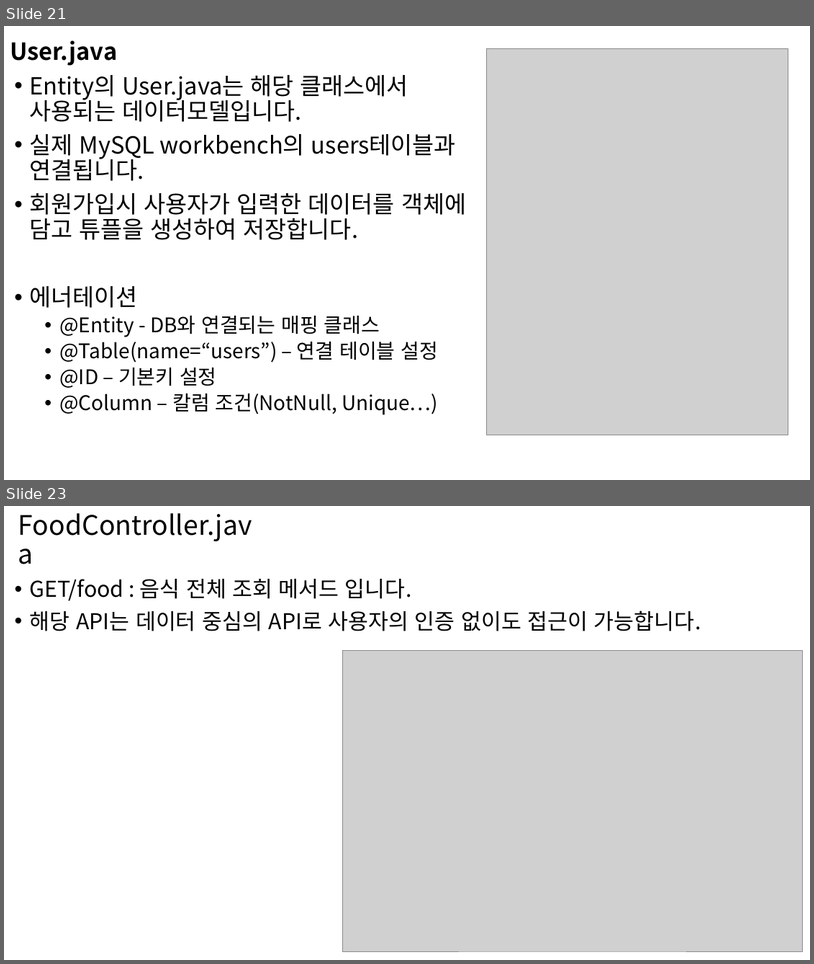
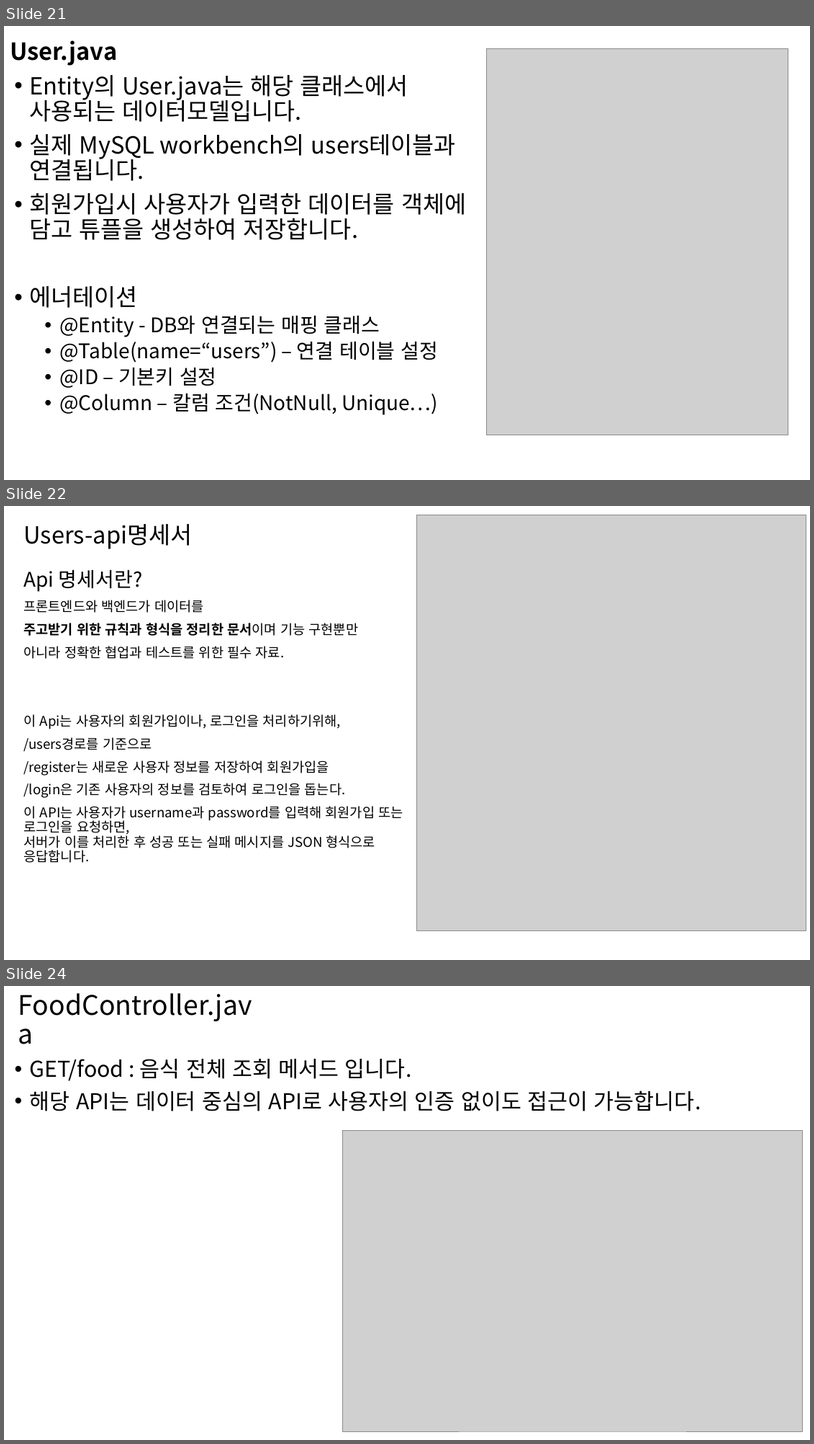
Before and after one commit to qkrtkdals962/Tomcat-server, a slide deck: Tomcat을 이용한 게시판 만들기.pptx. Shown one above the other, each under a label of ours: slides 21 and 23 before the commit, slides 21, 22 and 24 after it; the slides between them are not shown. The pictures are 814x964 and 814x1444 pixels, drawn with LibreOffice and Linux fonts; fonts in the diff are those of the drawing; grey boxes stand for pictures. Boxes give left, top, right and bottom in pixels: in the first picture for what was removed or moved away, otherwise in the second. Text is boxed around its words. In the diff, an @@ line names an element or a change of style, - is before the commit and + after.

```diff
--- a/Tomcat을 이용한 게시판 만들기.pptx
+++ b/Tomcat을 이용한 게시판 만들기.pptx
@@ slide 22 added at bbox=[4, 506, 810, 960], background #FFFFFF @@
@@ title added at bbox=[24, 524, 193, 549], 28 pt, text #000000 @@
+Users-api명세서
@@ picture added at bbox=[417, 515, 807, 930] @@
@@ text added at bbox=[24, 569, 403, 862], 16 pt, text #000000 @@
+Api 명세서란?
+프론트엔드와 백엔드가 데이터를
+주고받기 위한 규칙과 형식을 정리한 문서이며 기능 구현뿐만
+아니라 정확한 협업과 테스트를 위한 필수 자료.
+이 Api는 사용자의 회원가입이나, 로그인을 처리하기위해,
+/users경로를 기준으로
+/register는 새로운 사용자 정보를 저장하여 회원가입을
+/login은 기존 사용자의 정보를 검토하여 로그인을 돕는다.
+이 API는 사용자가 username과 password를 입력해 회원가입 또는 로그인을 요청하면,
+서버가 이를 처리한 후 성공 또는 실패 메시지를 JSON 형식으로 응답합니다.
@@ what was slide 23 is now slide 24 @@
```
Also in this commit, not shown: 1 slide changed, 1 other slide added.
